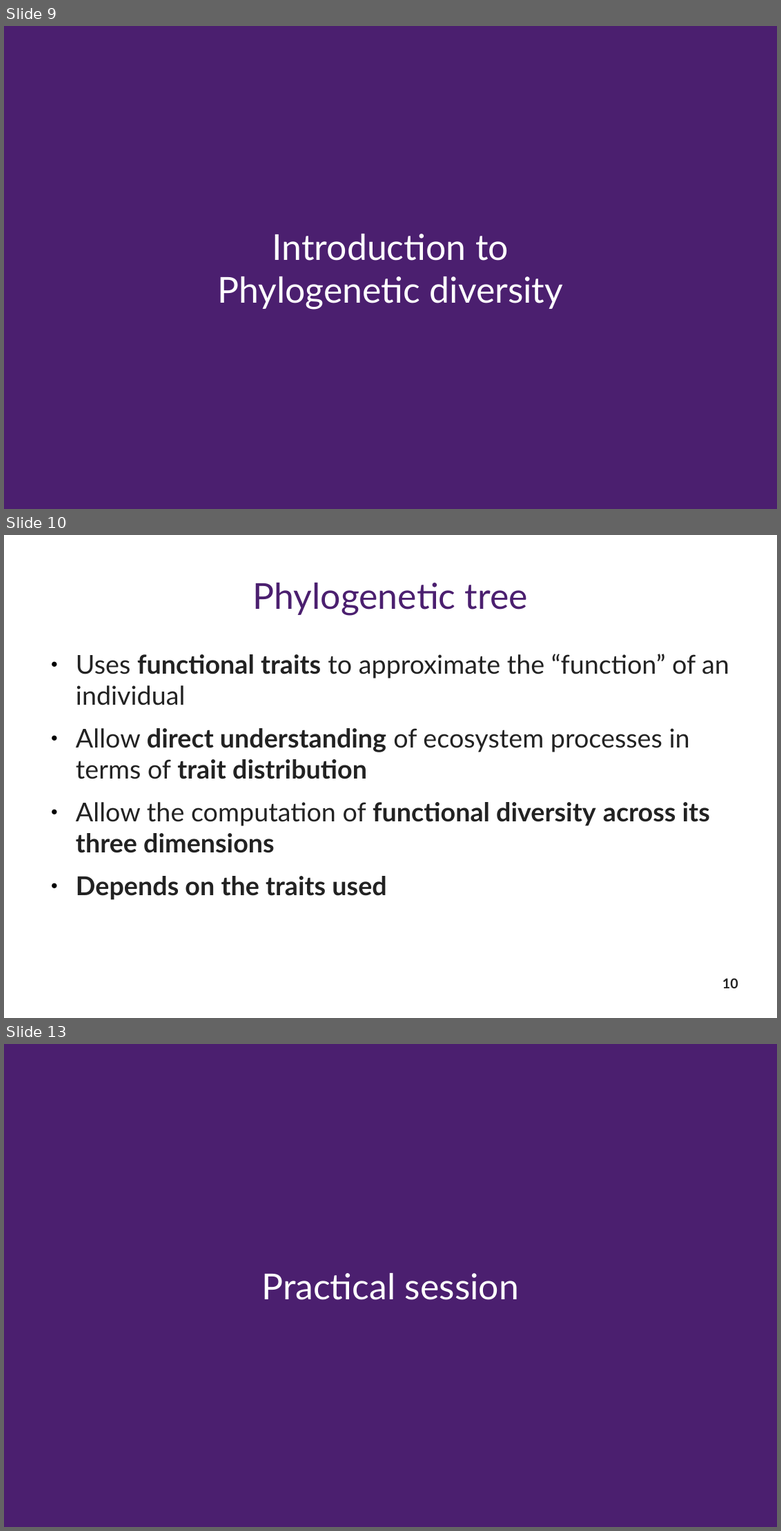
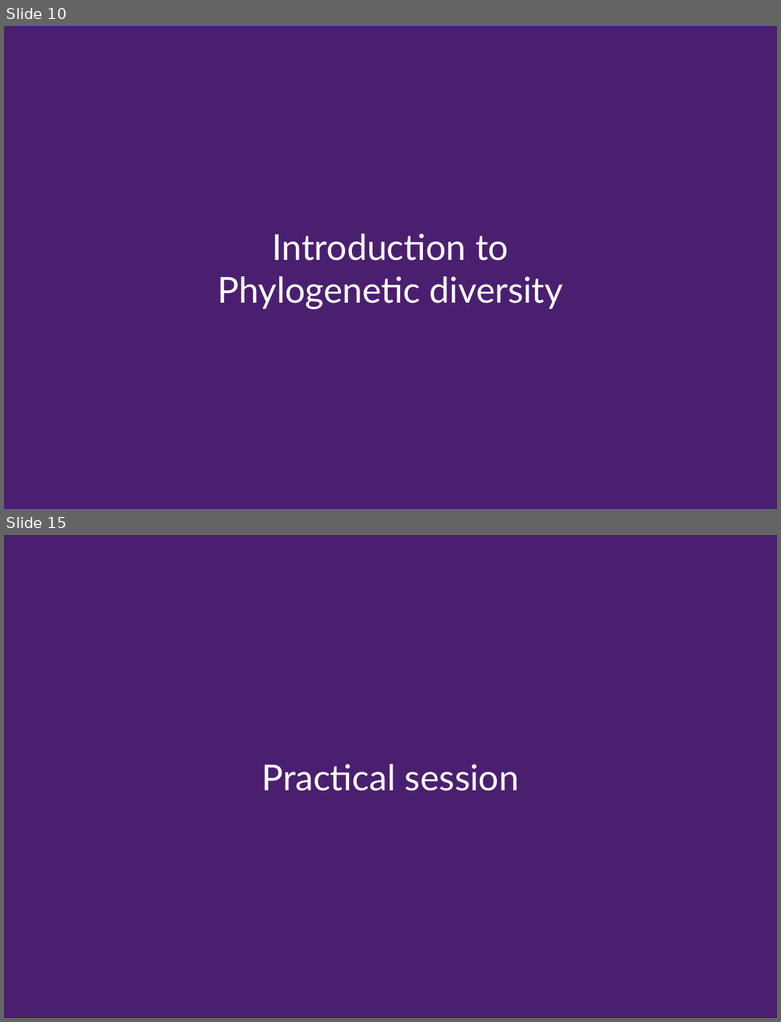
Before and after one commit to Rekyt/biodiversity_facets_tutorial, a slide deck: biodiversity_facets_presentation.odp. Shown one above the other, each under a label of ours: slides 9, 10 and 13 before the commit, slides 10 and 15 after it; the slides between them are not shown. The pictures are 781x1531 and 781x1022 pixels, drawn with LibreOffice and Linux fonts; fonts in the diff are those of the drawing. Boxes give left, top, right and bottom in pixels: in the first picture for what was removed or moved away, otherwise in the second. Text is boxed around its words. In the diff, an @@ line names an element or a change of style, - is before the commit and + after.

```diff
--- a/biodiversity_facets_presentation.odp
+++ b/biodiversity_facets_presentation.odp
@@ slide 10 removed at bbox=[4, 535, 777, 1018], background #FFFFFF @@
@@ title removed at bbox=[253, 583, 528, 615] @@
-Phylogenetic tree
@@ text removed at bbox=[76, 654, 729, 900] @@
-● Uses functional traits to approximate the “function” of an individual
-● Allow direct understanding of ecosystem processes in terms of trait distribution
-● Allow the computation of functional diversity across its three dimensions
-● Depends on the traits used
@@ page number removed at bbox=[722, 978, 738, 988] @@
-10
@@ what was slide 9 is now slide 10 @@
@@ what was slide 13 is now slide 15 @@
```
Also in this commit, not shown: 4 slides changed, 9 slides added, 3 other slides removed.
